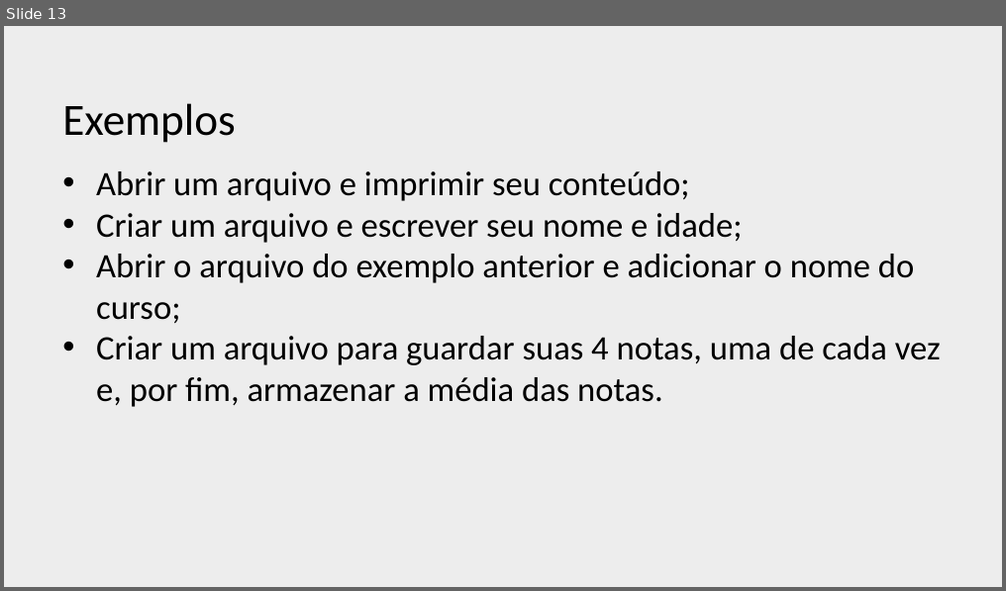
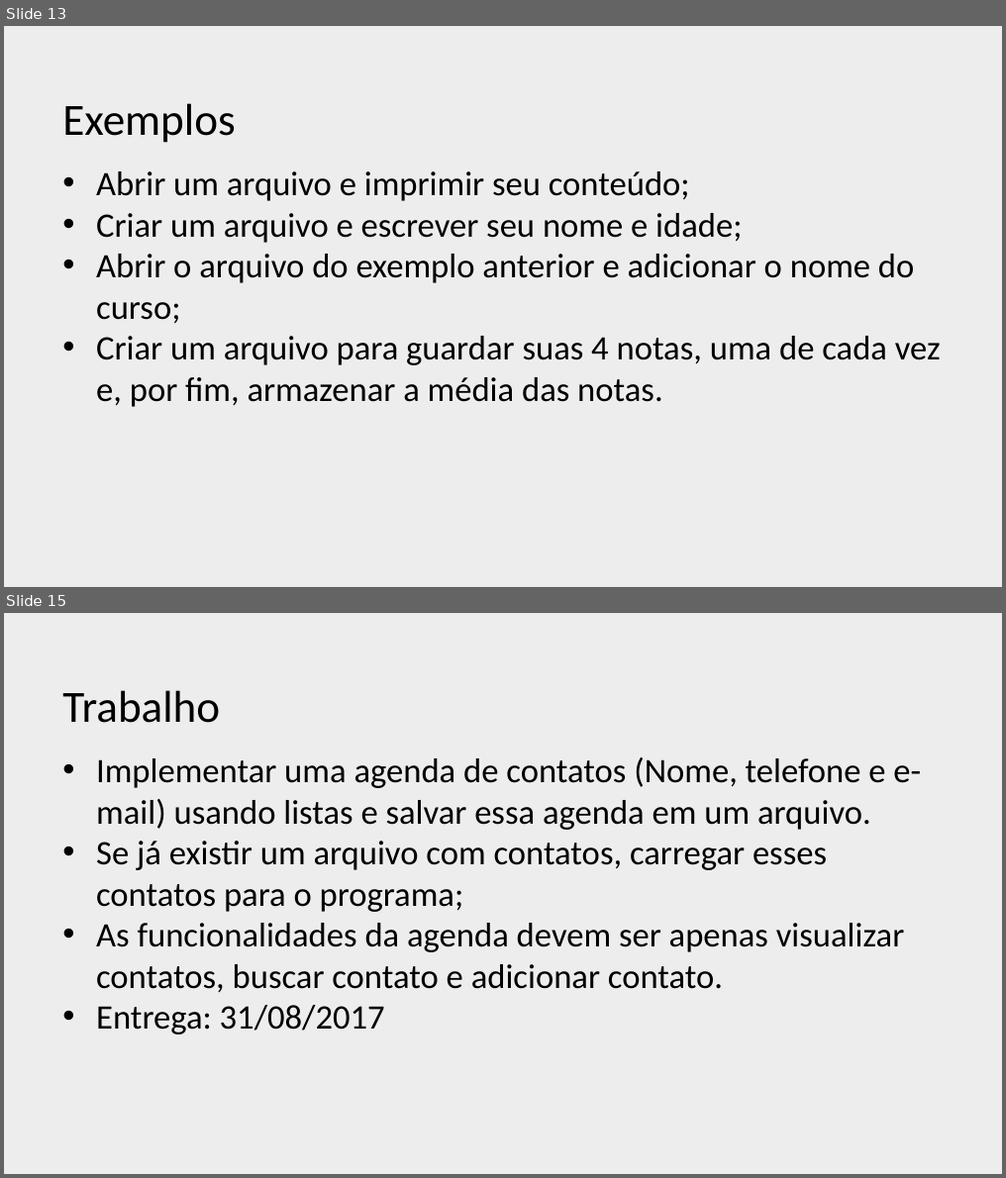
Before and after one commit to profJulioMomente/EstruturasDados_EngComp, a slide deck: Arquivos/2017.08.14-Arquivos.pptx. Shown one above the other, each under a label of ours: slide 13 before the commit, slides 13 and 15 after it; the slides between them are not shown. The pictures are 1006x591 and 1006x1178 pixels, drawn with LibreOffice and Linux fonts; fonts in the diff are those of the drawing; background and template pictures are left out. Boxes give left, top, right and bottom in pixels: in the first picture for what was removed or moved away, otherwise in the second. Text is boxed around its words. In the diff, an @@ line names an element or a change of style, - is before the commit and + after.

```diff
--- a/Arquivos/2017.08.14-Arquivos.pptx
+++ b/Arquivos/2017.08.14-Arquivos.pptx
@@ slide 15 added at [4, 613, 1002, 1174], background picture (left out) @@
@@ title added at [62, 690, 220, 723], 43 pt, text #000000 @@
+Trabalho
@@ text added at [96, 758, 921, 1035], 33 pt, text #000000 @@
+• Implementar uma agenda de contatos (Nome, telefone e e-mail) usando listas e salvar essa agenda em um arquivo.
+• Se já existir um arquivo com contatos, carregar esses contatos para o programa;
+• As funcionalidades da agenda devem ser apenas visualizar contatos, buscar contato e adicionar contato.
+• Entrega: 31/08/2017
```
Also in this commit, not shown: 1 slide changed, 1 other file.
